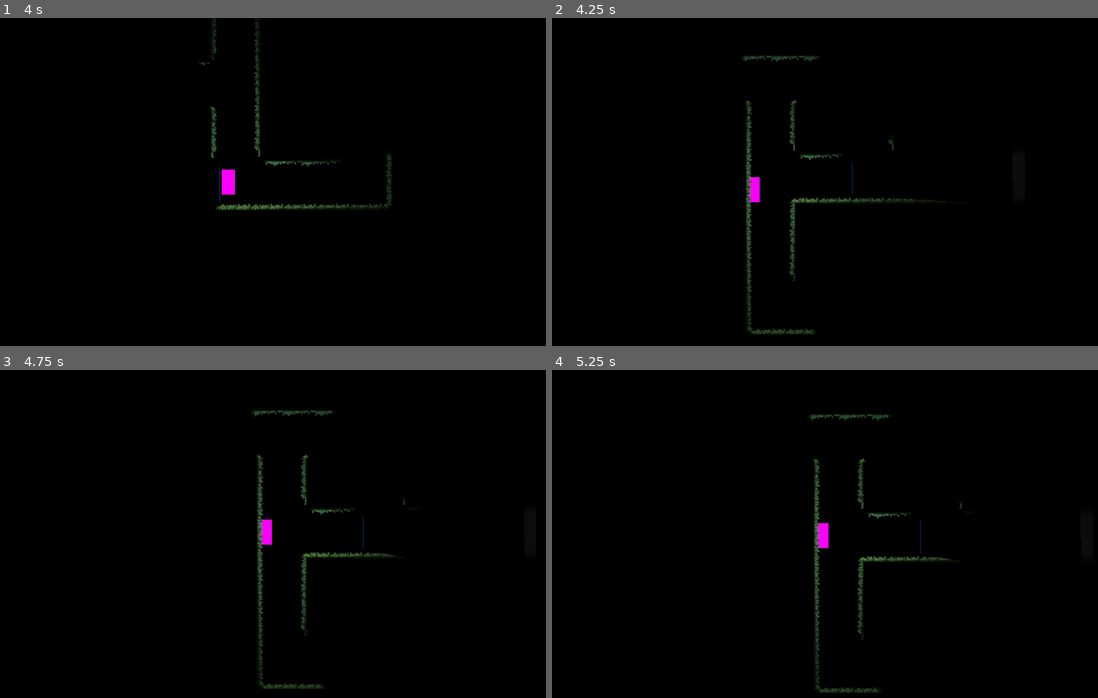
Above: before the commit, frames 1-4 (two rows, left to right).
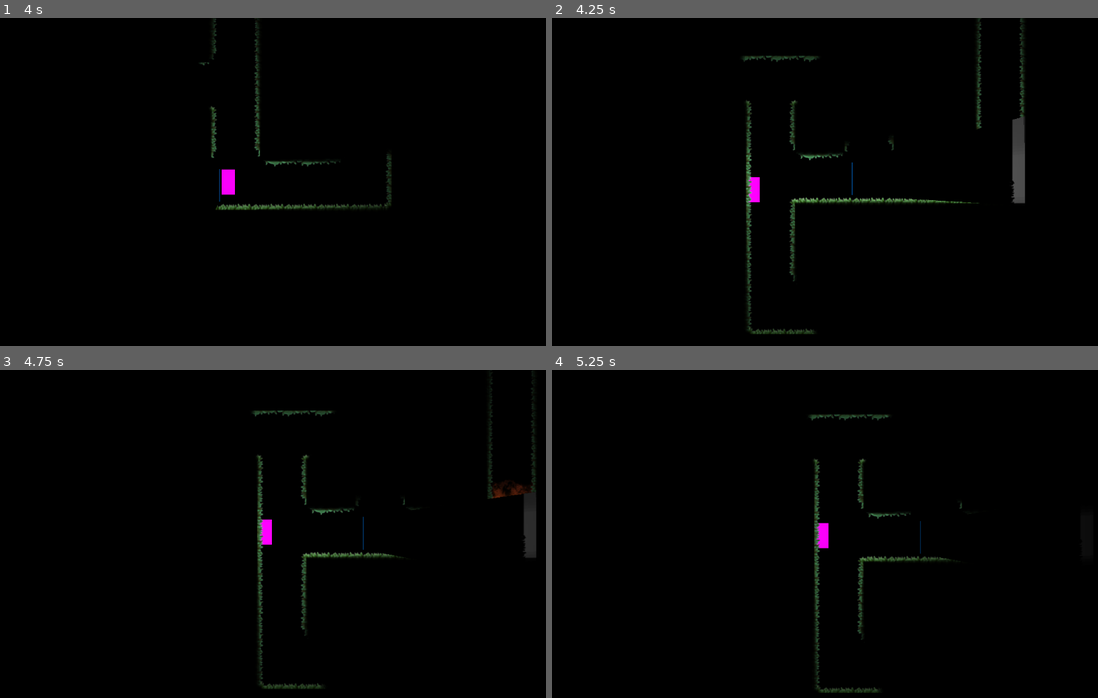
Above: after the commit, the same moments.

Repository: kit-solent/refrigerate
Game: Godot game, scene res://core/ingame.tscn
Same seed, same stepped clock (60 frames per second), same inputs: the game is played once before the commit and once after it. Sound files missing from this copy of the repository are replaced by a short silence.
Inputs:
- Up to frame 1 (4 s): hold Right (player right) 0.53-1.28 s; tap Up (player jump) at 0.77, 1.52, 3.02, 3.77 s; hold Left (player left) 1.28-2.03 s; hold Right (player right) 2.03-3.53 s; hold Left (player left) from 3.53 s (still down)
- Up to frame 2 (4.25 s): keep holding Left (player left); tap ` (debug key) at 4.15 s
- Up to frame 3 (4.75 s): keep holding Left (player left); tap Up (player jump) at 4.52 s
- Up to frame 4 (5.25 s): keep holding Left (player left)

Frame 1 is identical in both runs. In frame 2, 1.4% of the frame differs, in the area x 35-87%, y 0-58%; in frame 3, 0.8%; in frame 4, nothing differs.

Commit message:
SaveBot commit at 2025-01-30 18:08:32

Diff:
--- /dev/null
+++ b/assets/icons/tools.svg
@@ -0,0 +1,6 @@
+<?xml version="1.0" encoding="utf-8"?>
+<!-- Uploaded to: SVG Repo, www.svgrepo.com, Generator: SVG Repo Mixer Tools -->
+<svg fill="#000000" width="800px" height="800px" viewBox="0 0 32 32" version="1.1" xmlns="http://www.w3.org/2000/svg">
+<title>tools</title>
+<path d="M27.783 7.936c0.959 2.313 0.502 5.074-1.379 6.955-2.071 2.071-5.201 2.395-7.634 1.022l-1.759 1.921 1.255 1.26 0.75-0.75c0.383-0.384 1.005-0.384 1.388 0l6.082 6.144c0.384 0.383 0.384 1.005 0 1.388l-2.776 2.776c-0.383 0.384-1.005 0.384-1.388 0l-6.082-6.144c-0.384-0.383-0.384-1.005 0-1.388l0.685-0.685-1.196-1.199-8.411 9.189c-0.767 0.767-2.010 0.767-2.776 0l-0.694-0.694c-0.767-0.767-0.767-2.010 0-2.776l9.582-8.025-6.364-6.381-2.010-0.001-2.326-3.74 1.872-1.875 3.825 2.341 0.025 1.968 6.438 6.463 1.873-1.568c-1.831-2.496-1.64-6.012 0.616-8.268 1.872-1.872 4.618-2.337 6.925-1.396l-4.124 4.067 3.471 3.471 4.132-4.075zM6.15 25.934c-0.383-0.383-1.004-0.383-1.388 0-0.384 0.384-0.384 1.005 0 1.389 0.384 0.383 1.005 0.383 1.388 0 0.384-0.385 0.384-1.006 0-1.389z"></path>
+</svg>
--- a/core/map.gd
+++ b/core/map.gd
@@ -1,4 +1,5 @@
-extends TileMapLayer
+@icon("res://assets/icons/map.svg")
+class_name Map extends TileMapLayer
 
 @onready var mode_overides = get_parent().get_node("meta/mode_overides")
 var mode_overide_scene = preload("res://features/gravity_overide/ModeOveride.gd")
--- a/core/player/player.tscn
+++ b/core/player/player.tscn
@@ -40,4 +40,7 @@
 visible = false
 shape = SubResource("CircleShape2D_7aeql")
 
+[node name="audio_listener" type="AudioListener2D" parent="."]
+current = true
+
 [connection signal="body_entered" from="." to="." method="_on_body_entered"]
--- a/core/tools.gd
+++ b/core/tools.gd
@@ -1,4 +1,8 @@
+@icon("res://assets/icons/tools.svg")
 class_name Tools extends Node
+## A collection of utility functions used by other parts
+## of the Refrigerate game.
+
 
 func rect_to_polygon(rect:Rect2):
 	"""
@@ -469,9 +473,9 @@
 			theta = TAU - angle
 			dsign = true
 
-		## NOTE: interesting point, some of the other theta calculations are just
-		## the negative of their pair. This is actually the case here but TAU - angle
-		## is equivalent and prevents negative results.
+		# NOTE: interesting point, some of the other theta calculations are just
+		# the negative of their pair. This is actually the case here but TAU - angle
+		# is equivalent and prevents negative results.
 
 		distance = abs(dist)/tan(theta)
 
@@ -483,7 +487,7 @@
 		# calculate the horrisontal distance from the target to the right edge.
 		dist = viewport_top_right.x - target.x
 
-		## NOTE: This angle calculation is slightly different due to the 0 angle being in the middle of the range.
+		# NOTE: This angle calculation is slightly different due to the 0 angle being in the middle of the range.
 		if angle < angle_left:
 			# the angle is below or is straight right.
 			theta = angle
--- /dev/null
+++ b/features/effect.gd
@@ -0,0 +1,57 @@
+## Base class for point effects in the game. These effects
+## happen at a certain time, last for a set duration, and
+## happen at a certain position in 2D space. NOTE: scripts
+## that inherit this class should not override the _ready
+## method as that is used internally. The `ready` method
+## should be used instead.
+
+@icon("res://assets/icons/effect.svg")
+class_name Effect extends Node2D
+
+## if true the effect runs as soon as it enters the scene tree.
+## if false the run method must be used to trigger the effect.
+@export var autorun:bool = true
+
+## the number of sub effects that must finish for this effect
+## to be finished. As effects finish this counter is decreased
+## and the effect node is freed after it reaches 0. This value
+## should not be changed manualy and if it is the node will not
+## be freed untill effect_finished is called.
+@export var effect_count:int = 0
+
+## fired when the effect has finished. This happens when all its parts
+## e.g. audio, visual, particles, etc, have all finished.
+signal finished
+
+func _ready() -> void:
+	ready()
+	if autorun:
+		run()
+
+func effect_finished():
+	"""
+	Called whenever a sub effect has finished. Frees the node
+	if the effect_count reaches 0.
+	"""
+	print("hello")
+	effect_count -= 1
+
+	if effect_count <= 0:
+		get_parent().remove_child(self)
+		queue_free()
+
+
+# user overriden methods
+
+func run() -> void:
+	"""
+	Triggers the effect.
+	"""
+	pass
+
+func ready() -> void:
+	"""
+	Called when _ready is called but before any
+	effect triggering happens.
+	"""
+	pass
--- a/features/effects/effect.gd
+++ /dev/null
@@ -1,15 +0,0 @@
-@icon("res://core/assets/icons/effect.svg")
-class_name Effect extends Node2D
-
-## If true the effect will run as soon as it enters the scene tree. Otherwise the run method must be used to activate the effect.
-@export var autorun = true
-
-func _ready() -> void:
-	if autorun:
-		run()
-
-func run():
-	"""
-	Runs the effect. This could mean playing visual, audio, lighting or other effects.
-	"""
-	pass
--- a/features/effects/explosionsfx.gd
+++ /dev/null
@@ -1 +0,0 @@
-class_name ExplosionSFX extends Effect
--- a/features/explosion/explosion.gd
+++ b/features/explosion/explosion.gd
@@ -1,27 +1,38 @@
-@icon("res://assets/icons/explosion.png")
-class_name Explosion extends Effect
+extends Effect
 
-enum EXPLOSION_TYPE {ANIMATED, PARTICLE}
-@export var type:EXPLOSION_TYPE = EXPLOSION_TYPE.ANIMATED
+# TODO: Particle explosions have not been implemented yet.
+@export_enum("Animated", "Particle") var explosion_type:String = "Animated"
 
-var explosion_spriteframes = preload("res://features/explosion/explosion_spriteframes.tres")
+func run():
+	if explosion_type == "Particle":
+		push_error("Particle explosions have not been implemented yet")
 
-func _ready():
-	if autorun:
-		run()
+	print("playing audio")
+	$audio.play()
 
-func run(explosion_type:EXPLOSION_TYPE = type):
-	"""
-	Runs the explosion using the given `explosion_type`.
-	The Explosion node then deletes itself.
-	"""
-	if explosion_type == EXPLOSION_TYPE.ANIMATED:
-		var animation = AnimatedSprite2D.new()
-		animation.sprite_frames = explosion_spriteframes
-		add_child(animation)
-		animation.animation_finished.connect(queue_free)
-		#NOTE: the &"name" literal is a StringName type.
-		animation.play(&"explosion")
-	elif explosion_type == EXPLOSION_TYPE.PARTICLE:
-		printerr("Particle explosions have not been implimented yet.")
-		queue_free()
+	var duration
+
+	if explosion_type == "Animated":
+		var speed = $animation.sprite_frames.get_animation_speed(&"explosion")
+		var frames = $animation.sprite_frames.get_frame_count(&"explosion")
+		duration = frames / speed # frames / (frames / second) = (frames * second) / frames = second
+		$animation.show()
+		$animation.play()
+	elif explosion_type == "Particle":
+		$particles.show()
+		$particles.emitting = true
+
+		# explination of the formula for the duration of a one_shot particle system.
+		# https://github.com/godotengine/godot-proposals/issues/649#issuecomment-995761510
+		duration = $particles.lifetime * (2 - $particles.explosiveness)
+
+	$light.enabled = true
+	# fade the light out over the duration of the animation
+	get_tree().create_tween().\
+	tween_property($light, ^"energy", 0, duration).\
+	set_ease(Tween.EASE_IN)
+
+
+
+func _on_audio_finished() -> void:
+	print("audio finished")
--- /dev/null
+++ b/features/explosion/explosion.tscn
@@ -0,0 +1,39 @@
+[gd_scene load_steps=6 format=3 uid="uid://lw1chmysmdys"]
+
+[ext_resource type="Script" path="res://features/explosion/explosion.gd" id="1_vccf8"]
+[ext_resource type="AudioStream" uid="uid://37f4asp7b28b" path="res://assets/audio/explosion.mp3" id="2_acfqm"]
+[ext_resource type="SpriteFrames" uid="uid://b60hgo5hoq746" path="res://features/explosion/explosion_spriteframes.tres" id="2_btxxr"]
+[ext_resource type="Texture2D" uid="uid://bclpm4fnyi21t" path="res://core/resources/point_light_gradiet_texture.tres" id="2_ybmuy"]
+[ext_resource type="Material" uid="uid://c2fpnmng0p6mt" path="res://features/explosion/explosion_particle_process_material.tres" id="3_pjibt"]
+
+[node name="explosion" type="Node2D"]
+script = ExtResource("1_vccf8")
+effect_count = 2
+
+[node name="audio" type="AudioStreamPlayer2D" parent="."]
+stream = ExtResource("2_acfqm")
+autoplay = true
+
+[node name="light" type="PointLight2D" parent="."]
+enabled = false
+shadow_enabled = true
+shadow_filter = 1
+shadow_filter_smooth = 2.0
+texture = ExtResource("2_ybmuy")
+texture_scale = 24.0
+
+[node name="animation" type="AnimatedSprite2D" parent="."]
+visible = false
+sprite_frames = ExtResource("2_btxxr")
+animation = &"explosion"
+
+[node name="particles" type="GPUParticles2D" parent="."]
+visible = false
+emitting = false
+process_material = ExtResource("3_pjibt")
+one_shot = true
+
+[connection signal="finished" from="audio" to="." method="_on_audio_finished"]
+[connection signal="finished" from="audio" to="." method="effect_finished"]
+[connection signal="animation_finished" from="animation" to="." method="effect_finished"]
+[connection signal="finished" from="particles" to="." method="effect_finished"]
--- a/features/explosion/explosion_particle_process_material.tres
+++ b/features/explosion/explosion_particle_process_material.tres
@@ -17,3 +17,7 @@
 scale_min = 0.2
 scale_max = 0.8
 color_ramp = SubResource("GradientTexture1D_2e7rc")
+collision_mode = 1
+collision_friction = 0.0
+collision_bounce = 0.54
+collision_use_scale = true
--- a/features/explosion/explosion_spriteframes.tres
+++ b/features/explosion/explosion_spriteframes.tres
@@ -341,7 +341,7 @@
 "duration": 1.0,
 "texture": SubResource("AtlasTexture_ol8c1")
 }],
-"loop": true,
+"loop": false,
 "name": &"explosion",
 "speed": 45.0
 }]
--- a/features/explosion/particle_explosion.tscn
+++ /dev/null
@@ -1,14 +0,0 @@
-[gd_scene load_steps=3 format=3 uid="uid://wsmubmhcv0oc"]
-
-[ext_resource type="Material" uid="uid://c2fpnmng0p6mt" path="res://features/explosion/explosion_particle_process_material.tres" id="1_vobqh"]
-[ext_resource type="Texture2D" uid="uid://btjn0rpg8c73f" path="res://assets/particles/fire_01.png" id="2_352rp"]
-
-[node name="explosion" type="Node2D"]
-
-[node name="gpu_particles_2d" type="GPUParticles2D" parent="."]
-amount = 16
-process_material = ExtResource("1_vobqh")
-texture = ExtResource("2_352rp")
-lifetime = 0.1
-
-[node name="audio_stream_player_2d" type="AudioStreamPlayer2D" parent="."]
--- a/features/portals/portal.gd
+++ b/features/portals/portal.gd
@@ -1,6 +1,6 @@
-class_name Portal extends Node2D
+extends Node2D
 
-@export var pair:Portal
+@export var pair:Node2D
 
 @onready var target:Node = Core.main.get_player()
 
--- a/levels/level1.tscn
+++ b/levels/level1.tscn
@@ -1,11 +1,13 @@
-[gd_scene load_steps=4 format=4 uid="uid://s8hhu4jxydb"]
+[gd_scene load_steps=5 format=4 uid="uid://s8hhu4jxydb"]
 
 [ext_resource type="PackedScene" uid="uid://c6awmk0g3vary" path="res://core/map.tscn" id="1_japuw"]
 [ext_resource type="PackedScene" uid="uid://ctwsyo8iq6tg8" path="res://features/portals/portal.tscn" id="2_iwwvk"]
+[ext_resource type="Script" path="res://levels/level_1.gd" id="2_qxjqb"]
 [ext_resource type="PackedScene" uid="uid://dkrdhmdbjussb" path="res://features/water/water.tscn" id="3_w0b2p"]
 
 [node name="level1" instance=ExtResource("1_japuw")]
 tile_map_data = PackedByteArray("AAACAPr/AAAAAAEAAAADAPr/AAABAAEAAAAEAPv/AAACAAEAAAAGAPv/AAADAAEAAAAGAPz/AAADAAEAAAAGAA …(14400 unchanged characters)…
+script = ExtResource("2_qxjqb")
 
 [node name="portal" parent="." index="0" node_paths=PackedStringArray("pair") instance=ExtResource("2_iwwvk")]
 position = Vector2(64, 96)
@@ -16,3 +18,6 @@
 
 [node name="water" parent="." index="2" instance=ExtResource("3_w0b2p")]
 position = Vector2(1088, -1472)
+
+[node name="marker_2d" type="Marker2D" parent="." index="3"]
+position = Vector2(331, 95)
--- /dev/null
+++ b/levels/level_1.gd
@@ -0,0 +1,15 @@
+extends Map
+
+var explosion = preload("res://features/explosion/explosion.tscn")
+
+# Called when the node enters the scene tree for the first time.
+func _ready() -> void:
+	pass # Replace with function body.
+
+
+# Called every frame. 'delta' is the elapsed time since the previous frame.
+func _process(delta: float) -> void:
+	if Input.is_action_just_pressed("debug key"):
+		var new = explosion.instantiate()
+		get_parent().get_node("temp").add_child(new)
+		new.global_position = $marker_2d.global_position
--- /dev/null
+++ b/temp.gd
@@ -0,0 +1,11 @@
+extends Node2D
+
+
+# Called when the node enters the scene tree for the first time.
+func _ready() -> void:
+	$audio_stream_player_2d.play()
+
+
+# Called every frame. 'delta' is the elapsed time since the previous frame.
+func _process(delta: float) -> void:
+	pass
--- a/temp.tscn
+++ b/temp.tscn
@@ -1,10 +1,10 @@
-[gd_scene load_steps=3 format=3 uid="uid://c2458ewy2bbe"]
+[gd_scene load_steps=3 format=3 uid="uid://y0s308crtcfm"]
 
-[ext_resource type="Script" path="res://features/effects/effect.gd" id="1_23jfk"]
-[ext_resource type="Script" path="res://features/explosion/explosion.gd" id="2_ai2fx"]
+[ext_resource type="Script" path="res://temp.gd" id="1_7prld"]
+[ext_resource type="AudioStream" uid="uid://37f4asp7b28b" path="res://assets/audio/explosion.mp3" id="1_tcsuy"]
 
-[node name="effect" type="Node2D"]
-script = ExtResource("1_23jfk")
+[node name="temp" type="Node2D"]
+script = ExtResource("1_7prld")
 
-[node name="explosion" type="Node2D" parent="."]
-script = ExtResource("2_ai2fx")
+[node name="audio_stream_player_2d" type="AudioStreamPlayer2D" parent="."]
+stream = ExtResource("1_tcsuy")
Not shown, added: assets/audio/explosion.mp3.import
Renamed: assets/map.svg -> assets/icons/map.svg
Not shown, added: assets/icons/map.svg.import
Not shown, changed: assets/icons/tools.svg.import
Not shown, added: assets/audio/explosion.mp3
